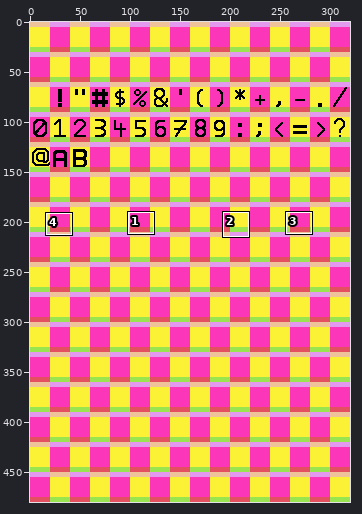
File history of a pixel-art file, utils/font_maker/font.aseprite. The first picture is a wide view before the edit; the outline marks the close-up.
Close-up. Before the edit:
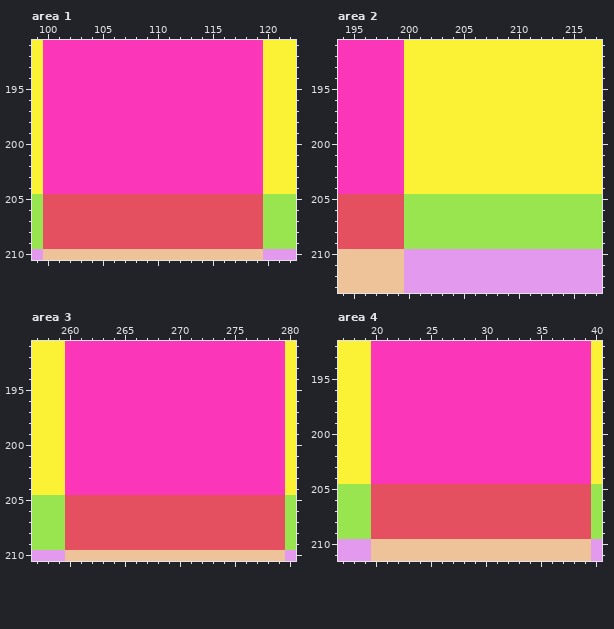
320x480 pixels, 1 frame. Shown: area 1: x 99..122, y 191..210; area 2: x 194..217, y 191..213; area 3: x 257..280, y 191..210; area 4: x 17..40, y 192..211. The commit also changed other parts of the picture, which this record leaves out.
New version:
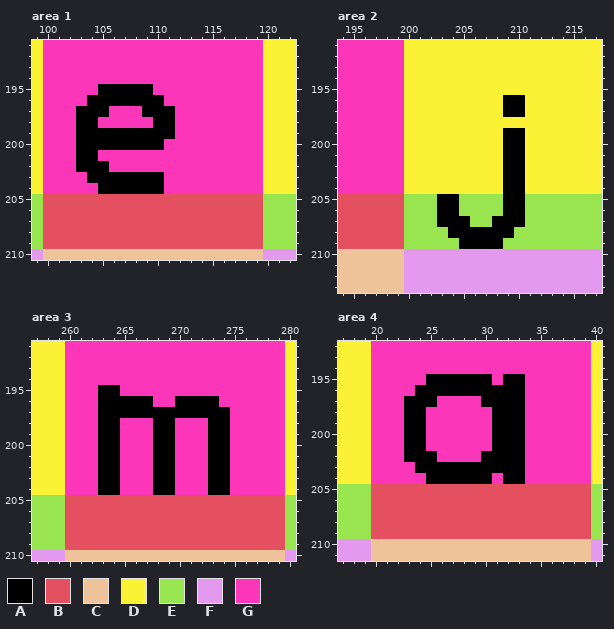
Palette (. is transparent): A #000000  B #e55060  C #eec39a  D #fbf236  E #99e550  F #e39aee  G #fb36b8
The exact change:
Area 1, layer "Layer 2":
y 195: x 105..109 GGGGG -> AAAAA
y 196: x 104..110 GGGGGGG -> AAAAAAA
y 197: x 103..105 GGG -> AAA; x 109..111 GGG -> AAA
y 198: x 103..104 GG -> AA; x 110..111 GG -> AA
y 199: x 103..111 GGGGGGGGG -> AAAAAAAAA
y 200: x 103..110 GGGGGGGG -> AAAAAAAA
y 201: x 103..104 GG -> AA
y 202: x 103..105 GGG -> AAA
y 203: x 104..110 GGGGGGG -> AAAAAAA
y 204: x 105..110 GGGGGG -> AAAAAA
Area 2, layer "Layer 2":
y 196..197: x 209..210 DD -> AA
y 199..204: x 209..210 DD -> AA
y 205..206: x 203..204 EE -> AA; x 209..210 EE -> AA
y 207: x 203..205 EEE -> AAA; x 208..210 EEE -> AAA
y 208: x 204..209 EEEEEE -> AAAAAA
y 209: x 205..208 EEEE -> AAAA
Area 3, layer "Layer 2":
y 195: x 263..264 GG -> AA
y 196: x 263..267 GGGGG -> AAAAA; x 270..273 GGGG -> AAAA
y 197: x 263..274 GGGGGGGGGGGG -> AAAAAAAAAAAA
y 198..204: x 263..264 GG -> AA; x 268..269 GG -> AA; x 273..274 GG -> AA
Area 4, layer "Layer 2":
y 195: x 25..30 GGGGGG -> AAAAAA; x 32..33 GG -> AA
y 196: x 24..33 GGGGGGGGGG -> AAAAAAAAAA
y 197: x 23..25 GGG -> AAA; x 30..33 GGGG -> AAAA
y 198..201: x 23..24 GG -> AA; x 31..33 GGG -> AAA
y 202: x 23..25 GGG -> AAA; x 30..33 GGGG -> AAAA
y 203: x 24..33 GGGGGGGGGG -> AAAAAAAAAA
y 204: x 25..30 GGGGGG -> AAAAAA; x 32..33 GG -> AA
Boxes around the changes in both close-ups, in picture pixels (x1, y1, x2, y2):
changed: (76, 84, 175, 194)
changed: (437, 95, 525, 249)
changed: (98, 385, 230, 495)
changed: (404, 374, 525, 484)
